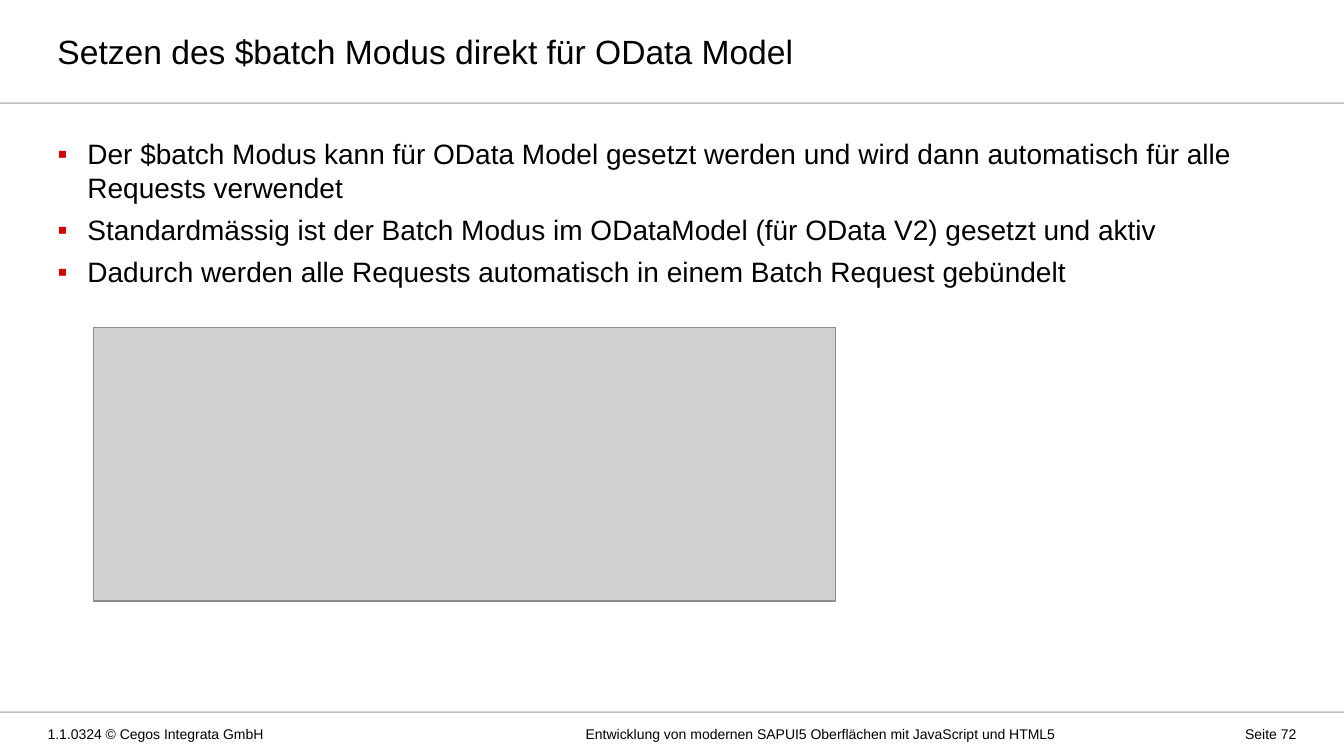
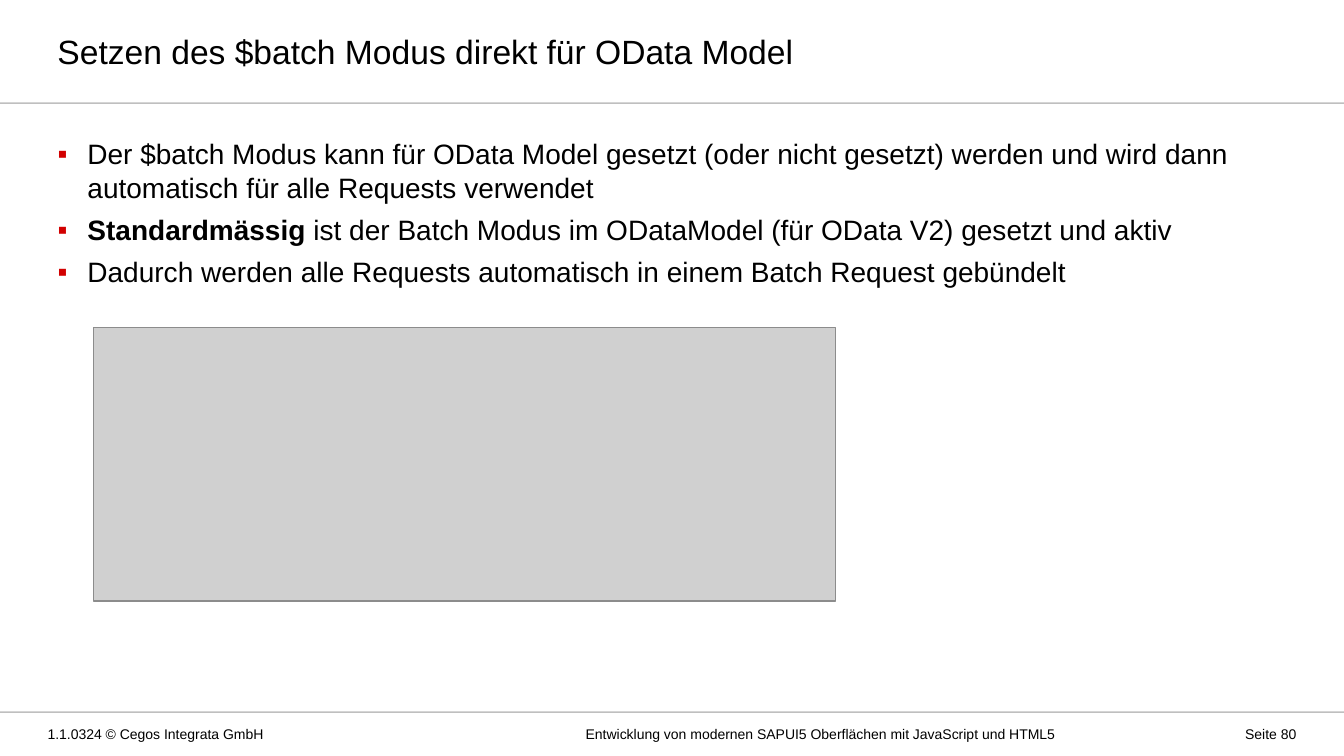
Before and after one commit to MatLange/Schulung-SAPUI5-und-Fiori, a slide deck: slide 80 of Präsentationsfolien/Tag03_SAPUI5-Fiori_DE.pptx (slide 72 before the commit). Drawn at 1344x756 pixels with LibreOffice and Linux fonts; fonts in the diff are those of the drawing; grey boxes stand for pictures; background and template pictures are left out. Boxes give left, top, right and bottom in pixels: in the first picture for what was removed or moved away, otherwise in the second. Text is boxed around its words. In the diff, an @@ line names an element or a change of style, - is before the commit and + after.

```diff
--- a/Präsentationsfolien/Tag03_SAPUI5-Fiori_DE.pptx
+++ b/Präsentationsfolien/Tag03_SAPUI5-Fiori_DE.pptx
@@ text at [87,143,1227,203]: text changed @@
-▪ Der $batch Modus kann für OData Model gesetzt werden und wird dann automatisch für alle Requests verwendet
+▪ Der $batch Modus kann für OData Model gesetzt (oder nicht gesetzt) werden und wird dann automatisch für alle Requests verwendet
@@ text at [87,219,1172,245]: bold on in "Standardmässig" @@
@@ page number at [1245,729,1297,739]: text changed @@
-Seite 72
+Seite 80
```
Also in this commit, not shown: 15 other slides changed, 8 slides added, 1 other file.
